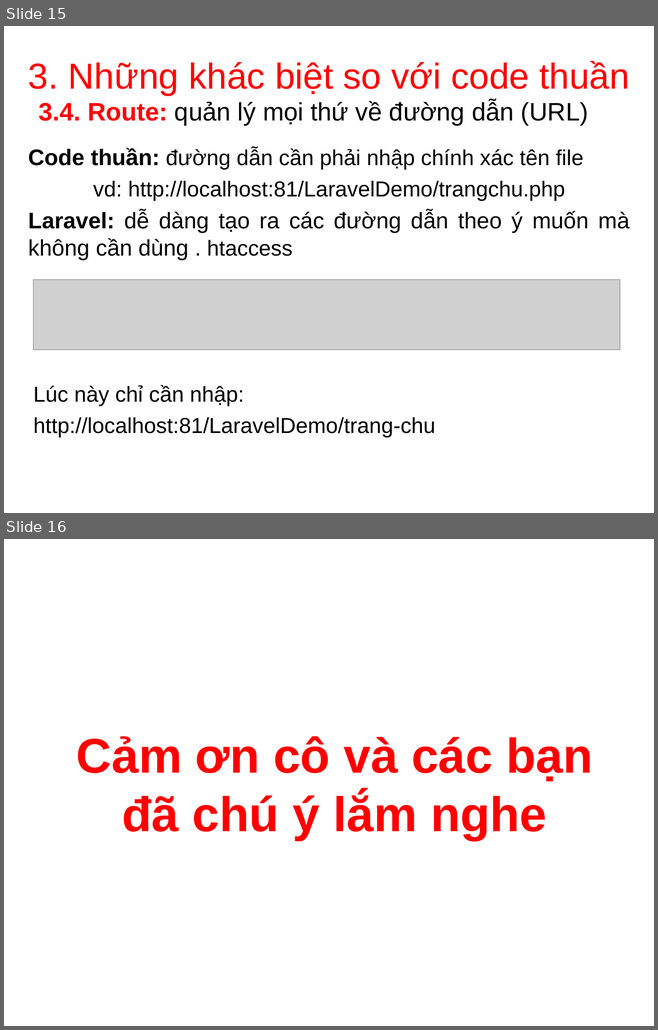
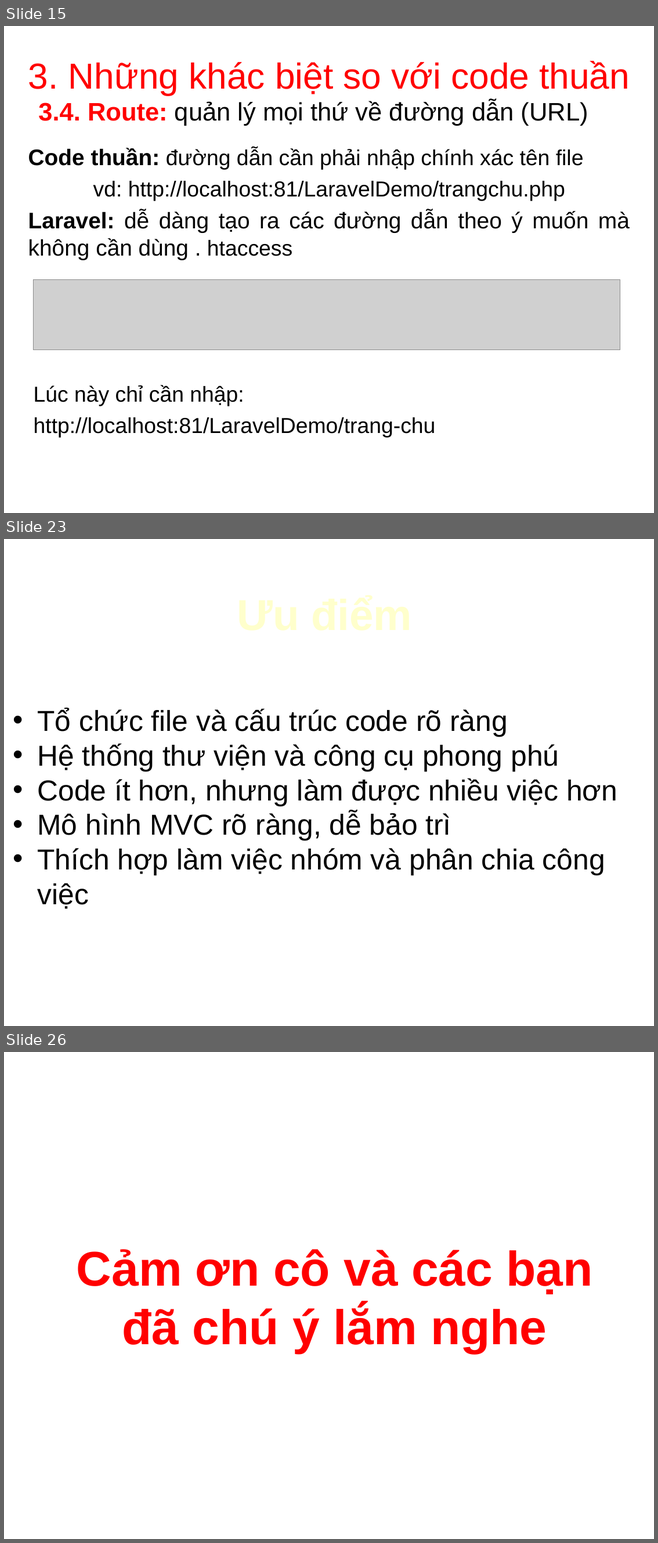
Before and after one commit to buckblack/CNPM_Nhom4_ca1, a slide deck: cnpm_laravel.ppt. Shown one above the other, each under a label of ours: slides 15 and 16 before the commit, slides 15, 23 and 26 after it; the slides between them are not shown. The pictures are 658x1030 and 658x1543 pixels, drawn with LibreOffice and Linux fonts; fonts in the diff are those of the drawing; grey boxes stand for pictures; background and template pictures are left out. Boxes give left, top, right and bottom in pixels: in the first picture for what was removed or moved away, otherwise in the second. Text is boxed around its words. In the diff, an @@ line names an element or a change of style, - is before the commit and + after.

```diff
--- a/cnpm_laravel.ppt
+++ b/cnpm_laravel.ppt
@@ slide 23 added at [4, 539, 654, 1026], background picture (left out) @@
@@ title added at [32, 578, 616, 647], 48 pt, text #FFFFCC, bold @@
+Ưu điểm
@@ text added at [37, 708, 617, 909], 32 pt, text #000000 @@
+• Tổ chức file và cấu trúc code rõ ràng
+• Hệ thống thư viện và công cụ phong phú
+• Code ít hơn, nhưng làm được nhiều việc hơn
+• Mô hình MVC rõ ràng, dễ bảo trì
+• Thích hợp làm việc nhóm và phân chia công việc
@@ what was slide 16 is now slide 26 @@
```
Also in this commit, not shown: 9 other slides added.
